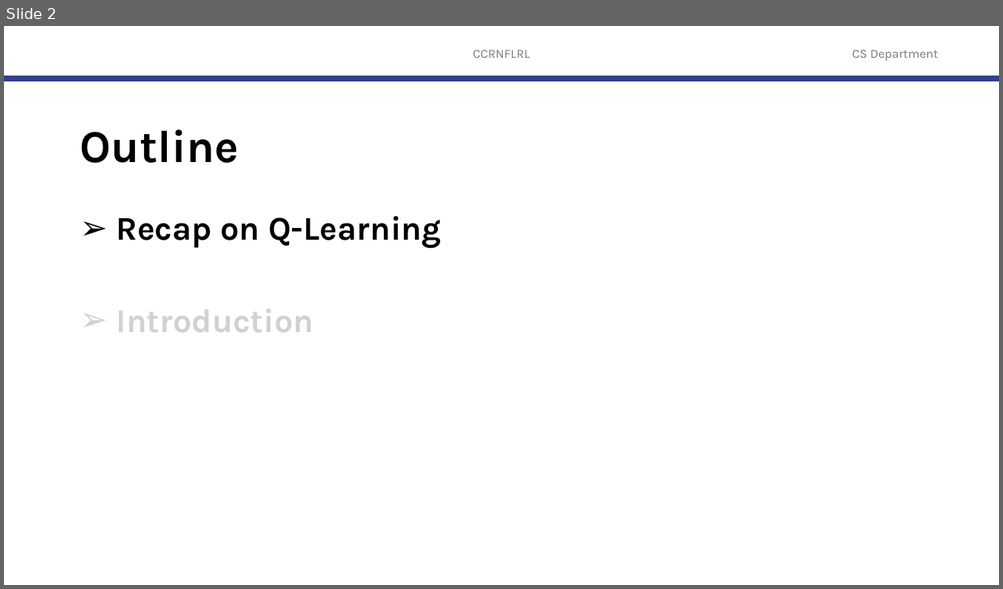
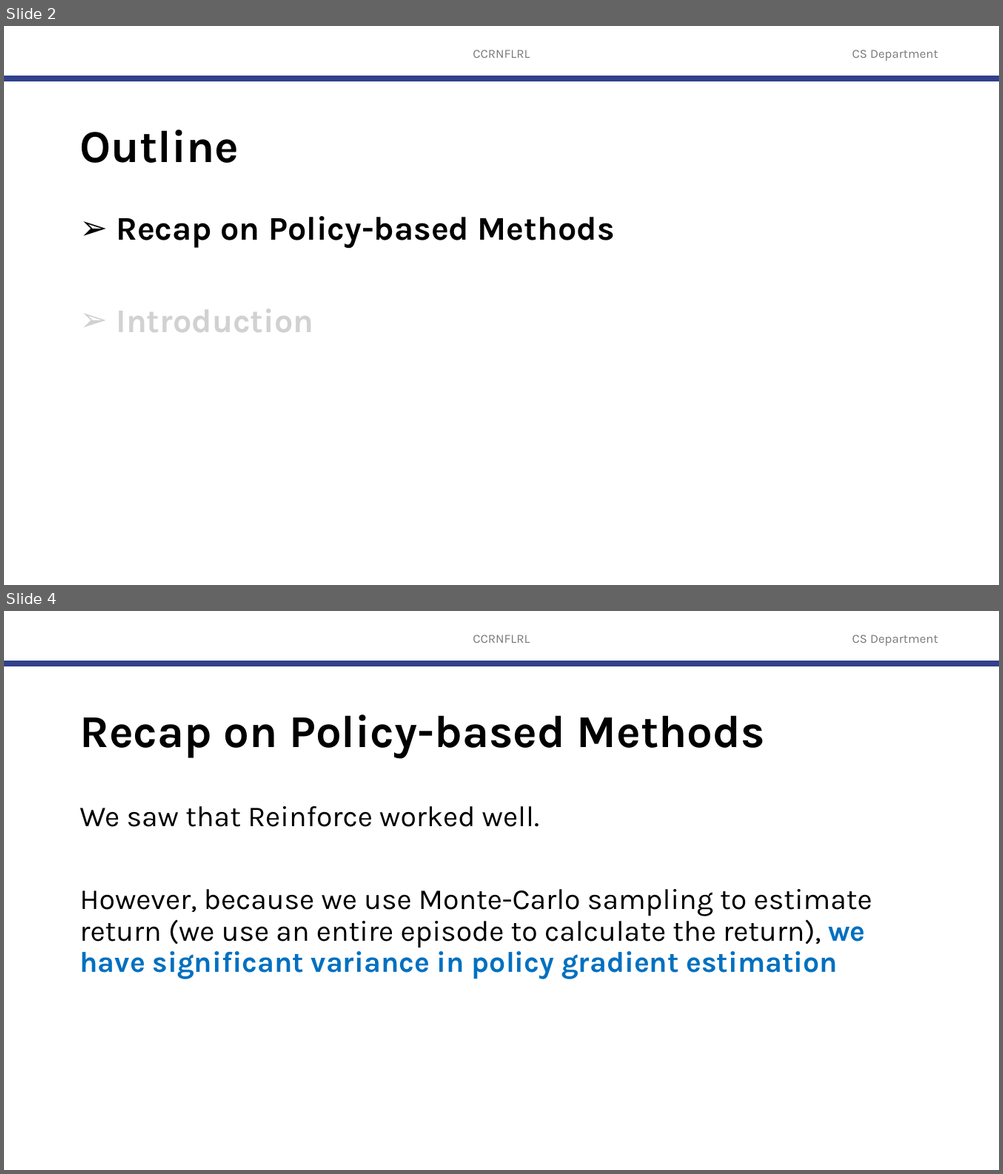
Before and after one commit to robitussin/CCRNFLRL, a slide deck: 7 - Policy Gradient Methods/Actor Critic.pptx. Shown one above the other, each under a label of ours: slide 2 before the commit, slides 2 and 4 after it; the slides between them are not shown. The pictures are 1003x589 and 1003x1174 pixels, drawn with LibreOffice and Linux fonts; fonts in the diff are those of the drawing; background and template pictures are left out. Boxes give left, top, right and bottom in pixels: in the first picture for what was removed or moved away, otherwise in the second. Text is boxed around its words. In the diff, an @@ line names an element or a change of style, - is before the commit and + after.

```diff
--- a/7 - Policy Gradient Methods/Actor Critic.pptx
+++ b/7 - Policy Gradient Methods/Actor Critic.pptx
@@ slide 4 added at box(4, 611, 999, 1170), background #FFFFFF; not listed: 3 template elements that a slide beside it also shows @@
@@ title added at box(79, 715, 765, 758), 44 pt, text #000000, bold @@
+Recap on Policy-based Methods
@@ text added at box(79, 806, 872, 980), 28 pt, text #000000 @@
+We saw that Reinforce worked well.
+However, because we use Monte-Carlo sampling to estimate return (we use an entire episode to calculate the return), we have significant variance in policy gradient estimation
@@ slide 2 changed as well @@
@@ text at box(116, 216, 614, 249): text changed @@
-➢ Recap on Q-Learning
+➢ Recap on Policy-based Methods
```
Also in this commit, not shown: 27 other slides added, 50 slides removed.
